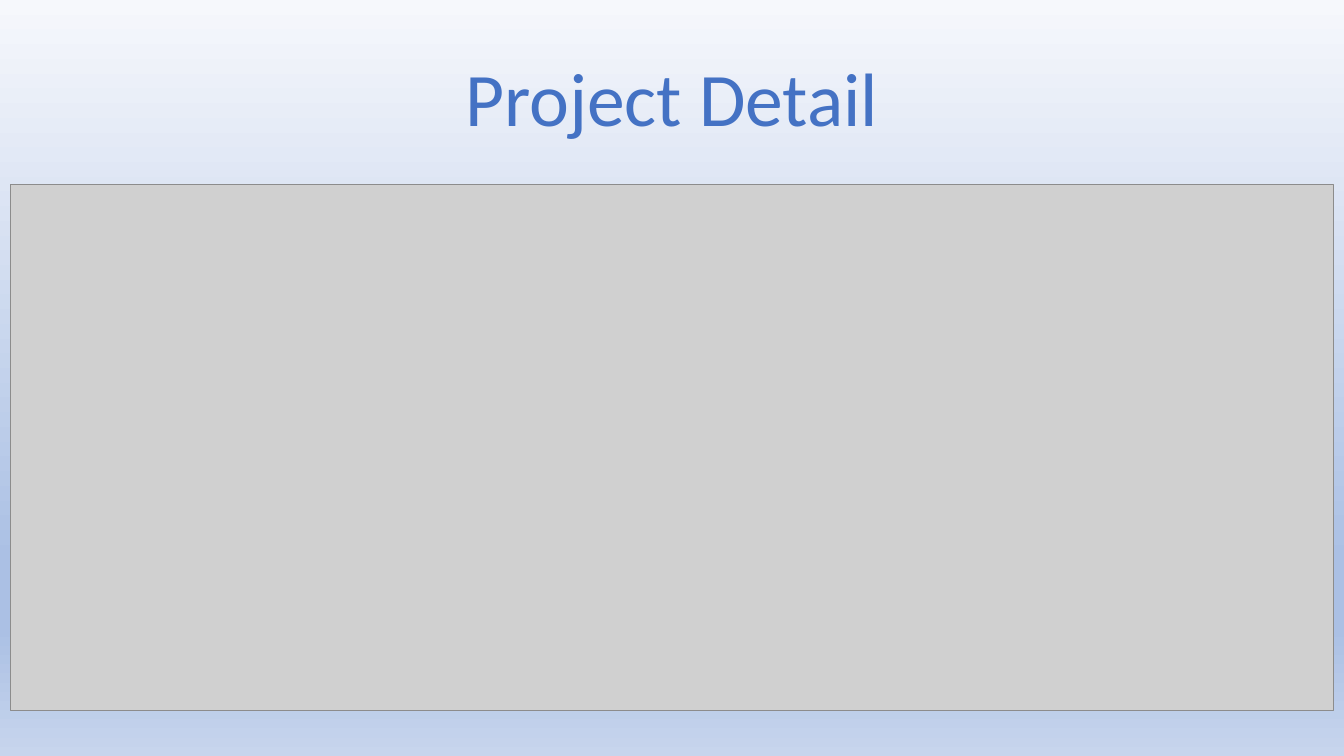
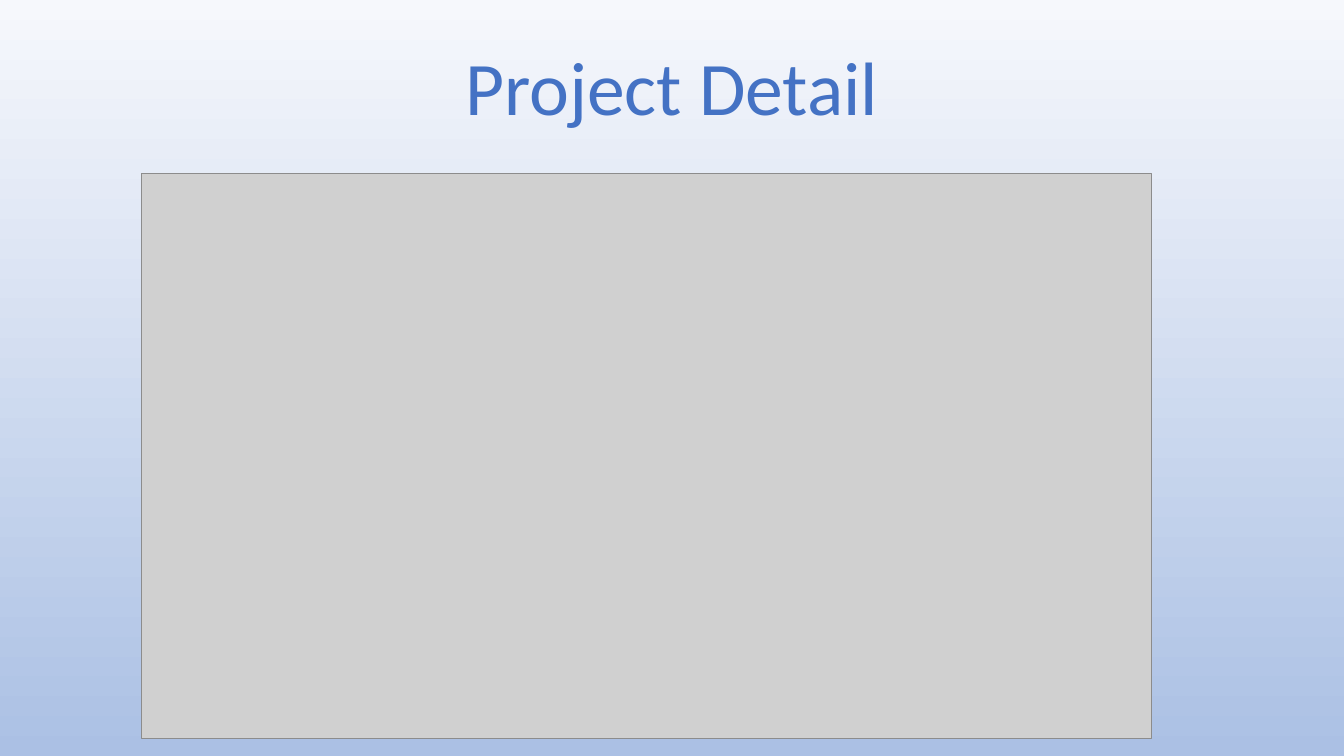
Before and after one commit to manish-bharti/resume-parser, a slide deck: slide 7 of CVIC/major_project_presentation.pptx (slide 5 before the commit). Drawn at 1344x756 pixels with LibreOffice and Linux fonts; fonts in the diff are those of the drawing; grey boxes stand for pictures. Boxes give left, top, right and bottom in pixels: in the first picture for what was removed or moved away, otherwise in the second. Text is boxed around its words. In the diff, an @@ line names an element or a change of style, - is before the commit and + after.

```diff
--- a/CVIC/major_project_presentation.pptx
+++ b/CVIC/major_project_presentation.pptx
@@ background gradient #F6F8FC to #ABC0E4 to #C7D5ED to gradient #F6F8FC to #ABC0E4 @@
@@ text "Project Detail": place and size @@
-text "Project Detail" at <box>465,73,878,139</box>
+text "Project Detail" at <box>465,62,878,128</box>
@@ picture: place and size @@
-picture at <box>10,185,1334,711</box>
+picture at <box>142,173,1152,739</box>
```
Also in this commit, not shown: 11 other slides changed, 1 slide added, 7 other files.
